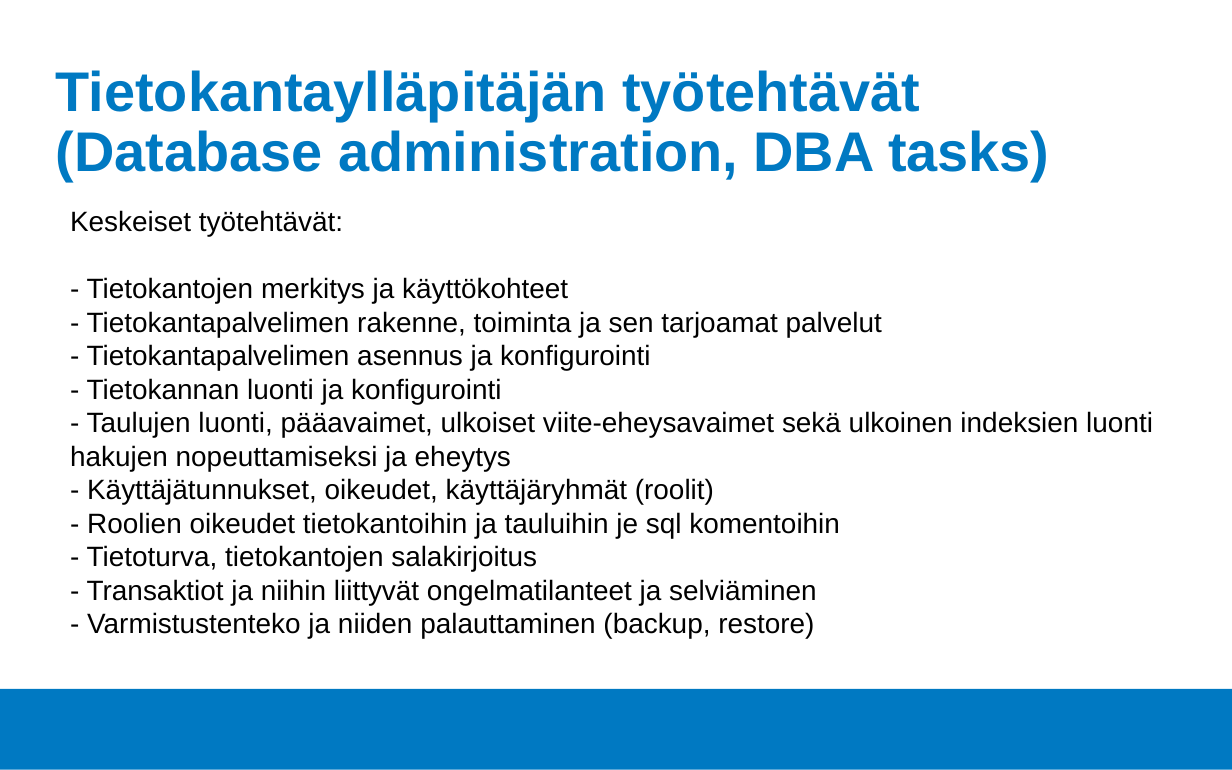
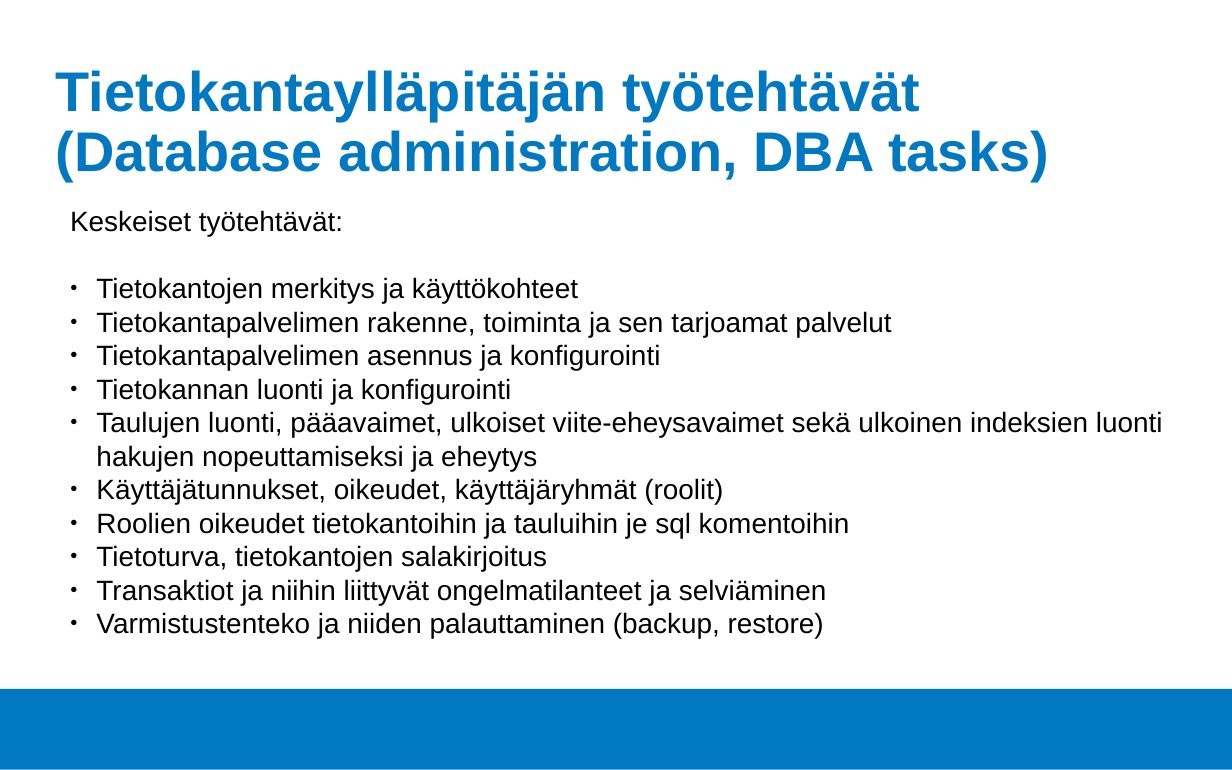
Before and after one commit to Tietokantahallinta/Tietokantahallinta.github.io, a slide deck: slide 3 of luennot/viikko01/Luentokalvot_01.odp. Drawn at 1232x770 pixels with LibreOffice and Linux fonts; fonts in the diff are those of the drawing; background and template pictures are left out. Boxes give left, top, right and bottom in pixels: in the first picture for what was removed or moved away, otherwise in the second. Text is boxed around its words. In the diff, an @@ line names an element or a change of style, - is before the commit and + after.

```diff
--- a/luennot/viikko01/Luentokalvot_01.odp
+++ b/luennot/viikko01/Luentokalvot_01.odp
@@ text at [96,277,1163,638]: text changed @@
-- Tietokantojen merkitys ja käyttökohteet
-- Tietokantapalvelimen rakenne, toiminta ja sen tarjoamat palvelut
-- Tietokantapalvelimen asennus ja konfigurointi
-- Tietokannan luonti ja konfigurointi
-- Taulujen luonti, pääavaimet, ulkoiset viite-eheysavaimet sekä ulkoinen indeksien luonti
-hakujen nopeuttamiseksi ja eheytys
-- Käyttäjätunnukset, oikeudet, käyttäjäryhmät (roolit)
-- Roolien oikeudet tietokantoihin ja tauluihin je sql komentoihin
-- Tietoturva, tietokantojen salakirjoitus
-- Transaktiot ja niihin liittyvät ongelmatilanteet ja selviäminen
-- Varmistustenteko ja niiden palauttaminen (backup, restore)
+● Tietokantojen merkitys ja käyttökohteet
+● Tietokantapalvelimen rakenne, toiminta ja sen tarjoamat palvelut
+● Tietokantapalvelimen asennus ja konfigurointi
+● Tietokannan luonti ja konfigurointi
+● Taulujen luonti, pääavaimet, ulkoiset viite-eheysavaimet sekä ulkoinen indeksien luonti hakujen nopeuttamiseksi ja eheytys
+● Käyttäjätunnukset, oikeudet, käyttäjäryhmät (roolit)
+● Roolien oikeudet tietokantoihin ja tauluihin je sql komentoihin
+● Tietoturva, tietokantojen salakirjoitus
+● Transaktiot ja niihin liittyvät ongelmatilanteet ja selviäminen
+● Varmistustenteko ja niiden palauttaminen (backup, restore)
```
Also in this commit, not shown: 1 slide added, 1 slide removed, 1 other file.
